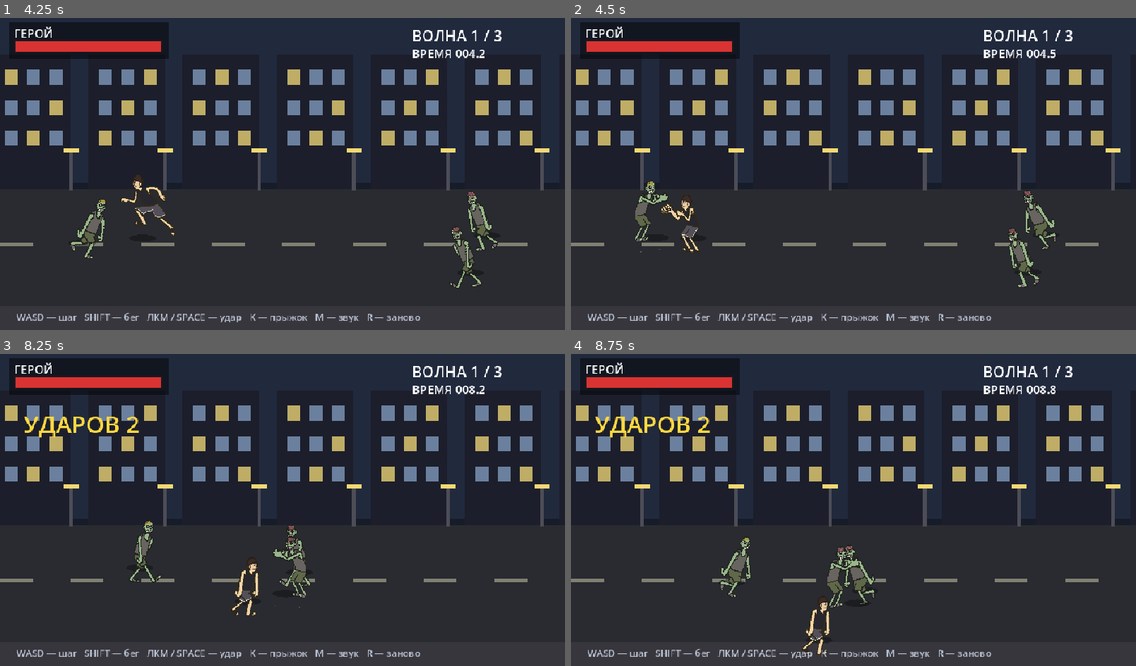
Above: before the commit, frames 1-4 (two rows, left to right).
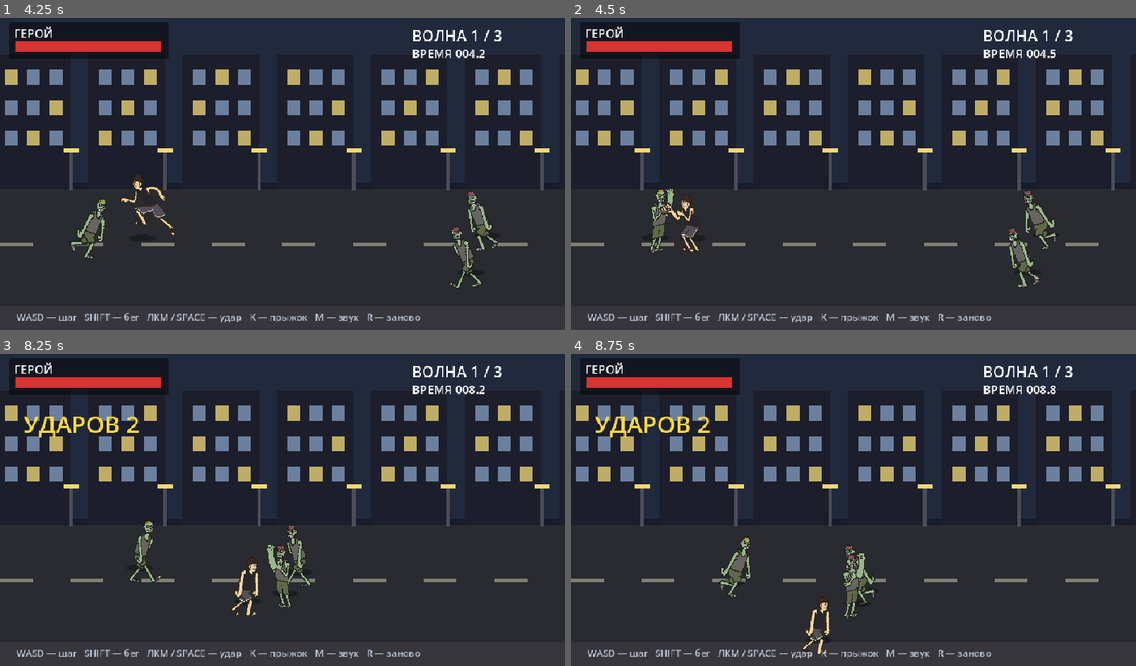
Above: after the commit, the same moments.

Repository: Kirtus228/zombie-beat
Game: Godot game, scene res://main.tscn
Two runs of this game, one before a commit and one after it. Both use one fixed random seed, a clock stepped at 60 frames per second and the inputs below. Sound files missing from this copy of the repository are replaced by a short silence.
Inputs (mouse positions are in pixels of both pictures, inside the frame that each line leads up to):
- Up to frame 1 (4.25 s): tap Enter at 0.5 s; move the mouse to (406, 155) at 0.52 s; hold D (move_right) 0.53-1.28 s; click (406, 155) at 0.6 s; tap K (jump) at 0.77, 1.52, 3.02, 3.77 s; move the mouse to (169, 186) at 1.27 s; hold S (move_down) 1.28-2.03 s; tap Shift (run) at 1.35 s; move the mouse to (339, 102) at 2.02 s; hold D (move_right) 2.03-2.78 s; tap Space at 2.1 s; move the mouse to (254, 236) at 2.77 s; hold W (move_up) 2.78-3.53 s; click (254, 236) at 2.85 s; move the mouse to (452, 217) at 3.52 s; hold A (move_left) from 3.53 s (still down); hold Shift (run) from 3.53 s (still down)
- Up to frame 2 (4.5 s): keep holding A (move_left); move the mouse to (684, 124) at 4.27 s; release Shift (run) at 4.28 s; tap Space at 4.35 s
- Up to frame 3 (8.25 s): tap K (jump) at 4.52, 6.02, 6.77, 7.52 s; move the mouse to (310, 506) at 5.02 s; release A (move_left) at 5.03 s; hold S (move_down) 5.03-5.78 s; click (310, 506) at 5.1 s; move the mouse to (197, 428) at 5.77 s; hold D (move_right) 5.78-6.53 s; tap Shift (run) at 5.85 s; move the mouse to (406, 491) at 6.52 s; hold W (move_up) 6.53-7.28 s; tap Space at 6.6 s; move the mouse to (169, 522) at 7.27 s; hold D (move_right) 7.28-8.03 s; click (169, 522) at 7.35 s; move the mouse to (339, 438) at 8.02 s; hold S (move_down) from 8.03 s (still down); hold Shift (run) from 8.03 s (still down)
- Up to frame 4 (8.75 s): keep holding S (move_down); keep holding Shift (run)

Frame 1 is identical in both runs. In frame 2, 0.5% of the frame differs, in the area x 11-19%, y 52-76%; in frame 3, 0.6%, in the area x 47-55%, y 58-82%; in frame 4, 0.6%.

Commit message:
zombies: strike arm matched to the pack punch thickness (26/18/16 px), open claw with finger slits, arm up then down

Diff:
--- a/scripts/fighter.gd
+++ b/scripts/fighter.gd
@@ -20,15 +20,15 @@
 # Кулака в этой цепочке нет ни в одном кадре.
 # Сверху-вниз добавляет не только кадр: корпус отклоняется НАЗАД на замахе и
 # падает ВПЕРЁД на ударе (PITCH_*), поэтому рука идёт дугой сверху.
-const Z_ATK_FRAMES: Array[String] = ["punch1_0", "punch1_0", "walk_5", "walk_5", "walk_5", "punch2_1"]
-const Z_CONTACT_FRAME := "walk_5"    # кадр, на котором когти достают цель
+const Z_ATK_FRAMES: Array[String] = ["claw_wind", "claw_wind", "claw_go", "claw_go", "claw_go", "claw_back"]
+const Z_CONTACT_FRAME := "claw_go"   # кадр, на котором когти достают цель
 const Z_ATK_FPS := 10.0
 const Z_ATK_HOLD := 0.6        # длина всей анимации удара, с
 const Z_CONTACT_T := 0.2       # момент касания внутри удара: на нём включается урон
 const Z_LUNGE := 22.0          # рывок корпуса к цели, px
 const Z_PITCH_BACK := 0.0      # назад не откидываемся: рука уходит вниз сама
 const Z_PITCH_FRONT := 6.0     # лёгкий свал вперёд на ударе, градусы
-const Z_READY_FRAME := "punch1_0"
+const Z_READY_FRAME := "claw_wind"
 const Z_WALK_FPS := 6.5             # походка зомби медленнее человеческой (у героя 12)
 const JUMP_TIME := 0.52    # прыжок: время в воздухе
 const JUMP_H := 58.0       # высота дуги прыжка, px
--- a/tools/test_controls.gd
+++ b/tools/test_controls.gd
@@ -58,8 +58,8 @@
 	ok(not airy, "в z_atk нет кадров прыжка (обе ноги на земле)")
 
 	# удар идёт сверху вниз: на замахе рука вверху, на касании — свал вниз
-	ok(String(enemy.Z_READY_FRAME) == "punch1_0", "замах — рука поднята с раскрытыми когтями")
-	ok(String(enemy.Z_CONTACT_FRAME) == "walk_5", "удар заканчивается внизу: рука опущена")
+	ok(String(enemy.Z_READY_FRAME) == "claw_wind", "замах — рука поднята с раскрытыми когтями")
+	ok(String(enemy.Z_CONTACT_FRAME) == "claw_go", "удар — когти идут вниз-вперёд")
 	ok(enemy.Z_CONTACT_T > 0.0 and enemy.Z_CONTACT_T < enemy.Z_ATK_HOLD, "касание внутри удара: %.2f < %.2f" % [enemy.Z_CONTACT_T, enemy.Z_ATK_HOLD])
 	var contact_idx := int(enemy.Z_CONTACT_T * enemy.Z_ATK_FPS)
 	ok(String(enemy.Z_ATK_FRAMES[contact_idx]) == String(enemy.Z_CONTACT_FRAME), "в момент касания в кадре свал вниз (кадр %d = %s)" % [contact_idx, enemy.Z_CONTACT_FRAME])
Binary file added: assets/zombie/claw_back.png
Not shown, added: assets/zombie/claw_back.png.import
Binary file added: assets/zombie/claw_go.png
Not shown, added: assets/zombie/claw_go.png.import
Binary file added: assets/zombie/claw_wind.png
Not shown, added: assets/zombie/claw_wind.png.import
Binary file added: assets/zombie_brain/claw_back.png
Not shown, added: assets/zombie_brain/claw_back.png.import
Binary file added: assets/zombie_brain/claw_go.png
Not shown, added: assets/zombie_brain/claw_go.png.import
Binary file added: assets/zombie_brain/claw_wind.png
Not shown, added: assets/zombie_brain/claw_wind.png.import
(and 2 more such lines)
